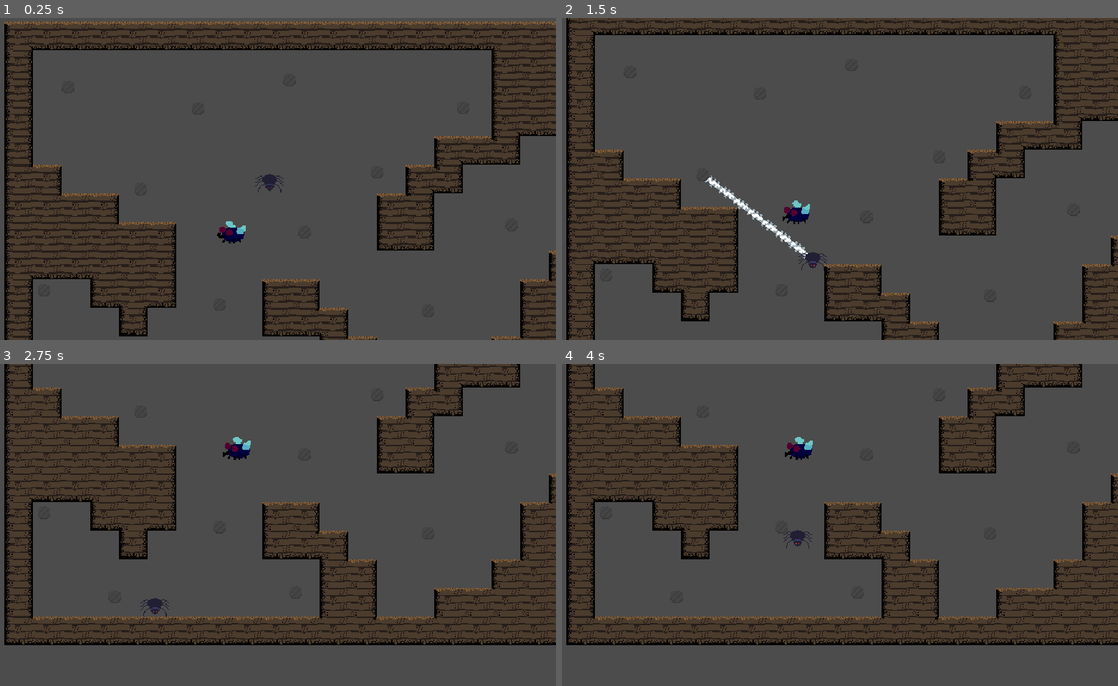
Above: before the commit, frames 1-4 (two rows, left to right).
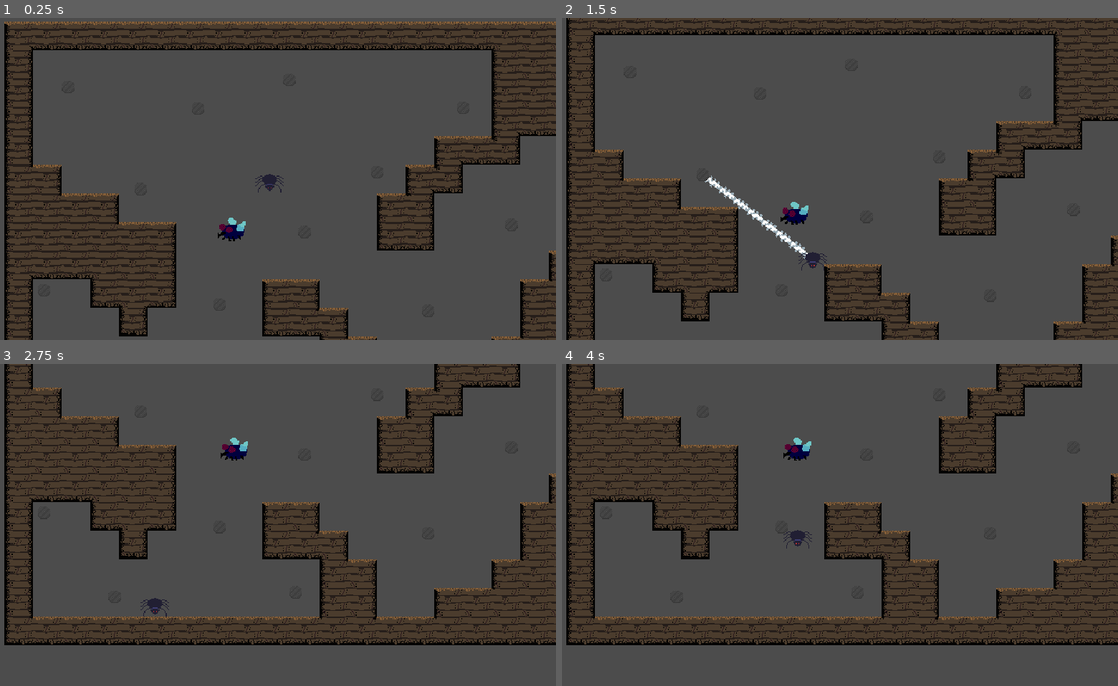
Above: after the commit, the same moments.

Repository: Heckin-Doggo/gmtk-game
Game: Godot game, scene res://levels/TestLevel.tscn
Same seed, same stepped clock (60 frames per second), same inputs: the game is played once before the commit and once after it.
Inputs (mouse positions are in pixels of both pictures, inside the frame that each line leads up to):
- Up to frame 1 (0.25 s): no input
- Up to frame 2 (1.5 s): tap Enter (ui_accept) at 0.5, 0.77 s; move the mouse to (795, 230) at 0.52 s; click (795, 230) at 0.67 s; move the mouse to (701, 188) at 1.27 s; click (701, 188) at 1.42 s
- Up to frame 3 (2.75 s): tap Enter (ui_accept) at 1.52 s; move the mouse to (289, 373) at 2.02 s; click (289, 373) at 2.17 s
- Up to frame 4 (4 s): move the mouse to (940, 392) at 2.77 s; click (940, 392) at 2.92 s; tap Enter (ui_accept) at 3.02, 3.77 s; move the mouse to (606, 512) at 3.52 s; click (606, 512) at 3.67 s

The runs differ from the first frame. In frame 1, 0.2% of the frame differs, in the area x 39-45%, y 62-70%; in frame 2, 0.2%; in frame 3, 0.2%; in frame 4, 0.2%.

Commit message:
cursor and minor changes

Diff:
--- a/game/levels/TestLevel.tscn
+++ b/game/levels/TestLevel.tscn
@@ -3,7 +3,7 @@
 [ext_resource path="res://scenes/Player.tscn" type="PackedScene" id=1]
 [ext_resource path="res://assets/tilesets/WoodTileset.png" type="Texture" id=2]
 [ext_resource path="res://scenes/Fly.tscn" type="PackedScene" id=3]
-[ext_resource path="res://levels/TestLevel.gd" type="Script" id=4]
+[ext_resource path="res://levels/Level.gd" type="Script" id=4]
 [ext_resource path="res://scenes/Peg.tscn" type="PackedScene" id=5]
 [ext_resource path="res://scenes/SpiderWeb.tscn" type="PackedScene" id=6]
 
@@ -478,7 +478,7 @@
 position = Vector2( 252.913, 232.453 )
 
 [node name="SpiderWeb" parent="." instance=ExtResource( 6 )]
-position = Vector2( 704.894, 184.083 )
+position = Vector2( 704, 192 )
 
 [node name="TileMap" type="TileMap" parent="."]
 tile_set = SubResource( 49 )
--- /dev/null
+++ b/game/scenes/Cursor.tscn
@@ -0,0 +1,17 @@
+[gd_scene load_steps=5 format=2]
+
+[ext_resource path="res://assets/sprites/Cursor2.png" type="Texture" id=1]
+[ext_resource path="res://assets/sprites/Cursor1.png" type="Texture" id=2]
+[ext_resource path="res://assets/sprites/Cursor3.png" type="Texture" id=3]
+
+[sub_resource type="SpriteFrames" id=1]
+animations = [ {
+"frames": [ ExtResource( 3 ), ExtResource( 2 ), ExtResource( 1 ) ],
+"loop": true,
+"name": "default",
+"speed": 7.0
+} ]
+
+[node name="Cursor" type="AnimatedSprite"]
+frames = SubResource( 1 )
+playing = true
--- a/game/scenes/Fly.gd
+++ b/game/scenes/Fly.gd
@@ -1,11 +1,13 @@
 extends RigidBody2D
 
 
-# Declare member variables here. Examples:
+# Exported script vars
+export var bounds = 5  # range in pixels from original_pos where fly will no longer move.
+export var speed = 20  # max speed at which fly will return home.
+
+# internal variables
 var original_pos = position
-export var bounds = 5
-export var speed = 40
-
+var cursor_enabled = true
 var connected_hook
 
 var additional_vector = Vector2.ZERO
@@ -22,11 +24,14 @@
 
 # Called every frame. 'delta' is the elapsed time since the previous frame.
 func _process(delta):
-	# animation handler
+	# animation handler/state checker
 	if connected_hook:
 		$AnimatedSprite.animation = "trapped"
+		cursor_enabled = false
 	else:
 		$AnimatedSprite.animation = "default"
+		cursor_enabled = true
+
 
 func _physics_process(delta):
 	var base_vector = Vector2(0,-weight*10)  # keeps the fly in the air.
@@ -62,17 +67,23 @@
 	print("set random fly force to:", rand_force)
 
 func _on_mouse_entered():
-	$AnimatedSprite.self_modulate = Color(1,1,0)
+	# $AnimatedSprite.self_modulate = Color(1,1,0)
+	if cursor_enabled:
+		$Cursor.visible = true
+
 
 func _on_mouse_exited():
-	$AnimatedSprite.self_modulate = Color(1,1,1)
+	# $AnimatedSprite.self_modulate = Color(1,1,1)
+	$Cursor.visible = false # no matter if its enabled or not
 
 func set_connected_hook(new_webhook):
 	connected_hook = new_webhook
 
 func _on_fly_input_event(viewport, event, shape_idx):
 	if event is InputEventMouseButton and event.pressed and event.button_index == BUTTON_LEFT and not connected_hook:
-			get_parent().create_webhook(self)
+		get_parent().create_webhook(self)
+		$Cursor.visible = false
 	elif event is InputEventMouseButton and event.pressed and event.button_index == BUTTON_LEFT and connected_hook:
 		get_parent().delete_hook(connected_hook.get_index())
 		connected_hook = null
+		$Cursor.visible = true
--- a/game/scenes/Fly.tscn
+++ b/game/scenes/Fly.tscn
@@ -1,10 +1,10 @@
-[gd_scene load_steps=11 format=2]
+[gd_scene load_steps=12 format=2]
 
 [ext_resource path="res://assets/sprites/Fly1-sheet.png" type="Texture" id=1]
 [ext_resource path="res://scenes/Fly.gd" type="Script" id=2]
 [ext_resource path="res://assets/sprites/FlyTrapped2.png" type="Texture" id=3]
 [ext_resource path="res://assets/sprites/FlyTrapped.png" type="Texture" id=4]
-
+[ext_resource path="res://scenes/Cursor.tscn" type="PackedScene" id=5]
 
 [sub_resource type="CircleShape2D" id=1]
 radius = 16.0
@@ -43,16 +43,18 @@
 input_pickable = true
 mode = 2
 script = ExtResource( 2 )
-dampening = 100
 
 [node name="CollisionShape2D" type="CollisionShape2D" parent="."]
 shape = SubResource( 1 )
 
 [node name="AnimatedSprite" type="AnimatedSprite" parent="."]
 frames = SubResource( 6 )
-frame = 1
 playing = true
 
 [node name="RandomMovementTimer" type="Timer" parent="."]
 wait_time = 5.0
 autostart = true
+
+[node name="Cursor" parent="." instance=ExtResource( 5 )]
+visible = false
+frame = 0
--- a/game/scenes/Peg.gd
+++ b/game/scenes/Peg.gd
@@ -2,10 +2,13 @@
 
 var connected_hook
 signal peg_clicked
+var cursor_enabled = true
 
 
 # Called when the node enters the scene tree for the first time.
 func _ready():
+	connect("mouse_entered", self, "_on_mouse_entered")
+	connect("mouse_exited", self, "_on_mouse_exited")
 	connect("input_event",  self, "_on_Peg_input_event")
 
 func _process(delta):
@@ -17,13 +20,26 @@
 func set_connected_hook(webhook):
 	connected_hook = webhook
 
+# Cursor handling
+func _on_mouse_entered():
+	if cursor_enabled:
+		$Cursor.visible = true
+
+func _on_mouse_exited():
+	$Cursor.visible = false # no matter if its enabled or not
+
+
 func _on_Peg_input_event(viewport, event, shape_idx):
 	if event is InputEventMouseButton and event.pressed and event.button_index == BUTTON_LEFT and not connected_hook:
-		if $AnimatedSprite.animation == "off":
+		if $AnimatedSprite.animation == "off":  # TODO: Why the hell are we relying on animation state?
 			$AnimatedSprite.animation = "on"
+			cursor_enabled = false
+			$Cursor.visible = false
 			emit_signal("peg_clicked", Vector2(position.x, position.y))
 			get_parent().create_webhook(self)
 	elif event is InputEventMouseButton and event.pressed and event.button_index == BUTTON_LEFT and connected_hook:
 		get_parent().delete_hook(connected_hook.get_index())
 		connected_hook = null
 		$AnimatedSprite.animation = "off"
+		cursor_enabled = true
+		$Cursor.visible = true
--- a/game/scenes/Peg.tscn
+++ b/game/scenes/Peg.tscn
@@ -1,9 +1,10 @@
-[gd_scene load_steps=7 format=2]
+[gd_scene load_steps=8 format=2]
 
 [ext_resource path="res://assets/sprites/PegOn.png" type="Texture" id=1]
 [ext_resource path="res://assets/sprites/PegOff.png" type="Texture" id=2]
 [ext_resource path="res://scenes/Peg.gd" type="Script" id=3]
 [ext_resource path="res://assets/sprites/Nail.png" type="Texture" id=4]
+[ext_resource path="res://scenes/Cursor.tscn" type="PackedScene" id=5]
 
 [sub_resource type="SpriteFrames" id=1]
 animations = [ {
@@ -38,3 +39,7 @@
 [node name="Sprite" type="Sprite" parent="."]
 z_index = 1
 texture = ExtResource( 4 )
+
+[node name="Cursor" parent="." instance=ExtResource( 5 )]
+visible = false
+frame = 0
--- a/game/scenes/Player.tscn
+++ b/game/scenes/Player.tscn
@@ -24,6 +24,6 @@
 drag_margin_h_enabled = true
 drag_margin_v_enabled = true
 drag_margin_left = 0.6
-drag_margin_top = 0.6
+drag_margin_top = 0.45
 drag_margin_right = 0.6
 drag_margin_bottom = 0.5
--- a/game/scenes/SpiderWeb.tscn
+++ b/game/scenes/SpiderWeb.tscn
@@ -2,13 +2,12 @@
 
 [ext_resource path="res://assets/sprites/Spiderweb.png" type="Texture" id=1]
 
-[sub_resource type="CircleShape2D" id=1]
-radius = 63.0742
+[sub_resource type="RectangleShape2D" id=1]
+extents = Vector2( 64, 64 )
 
 [node name="SpiderWeb" type="Area2D"]
 
 [node name="CollisionShape2D" type="CollisionShape2D" parent="."]
-position = Vector2( 1.604, 5.58 )
 shape = SubResource( 1 )
 
 [node name="Sprite" type="Sprite" parent="."]
Binary file added: game/assets/sprites/Bundle.png
Not shown, added: game/assets/sprites/Bundle.png.import
Binary file added: game/assets/sprites/Cursor1.png
Not shown, added: game/assets/sprites/Cursor1.png.import
Binary file added: game/assets/sprites/Cursor2.png
Not shown, added: game/assets/sprites/Cursor2.png.import
Binary file added: game/assets/sprites/Cursor3.png
Not shown, added: game/assets/sprites/Cursor3.png.import
Renamed: game/levels/TestLevel.gd -> game/levels/Level.gd
